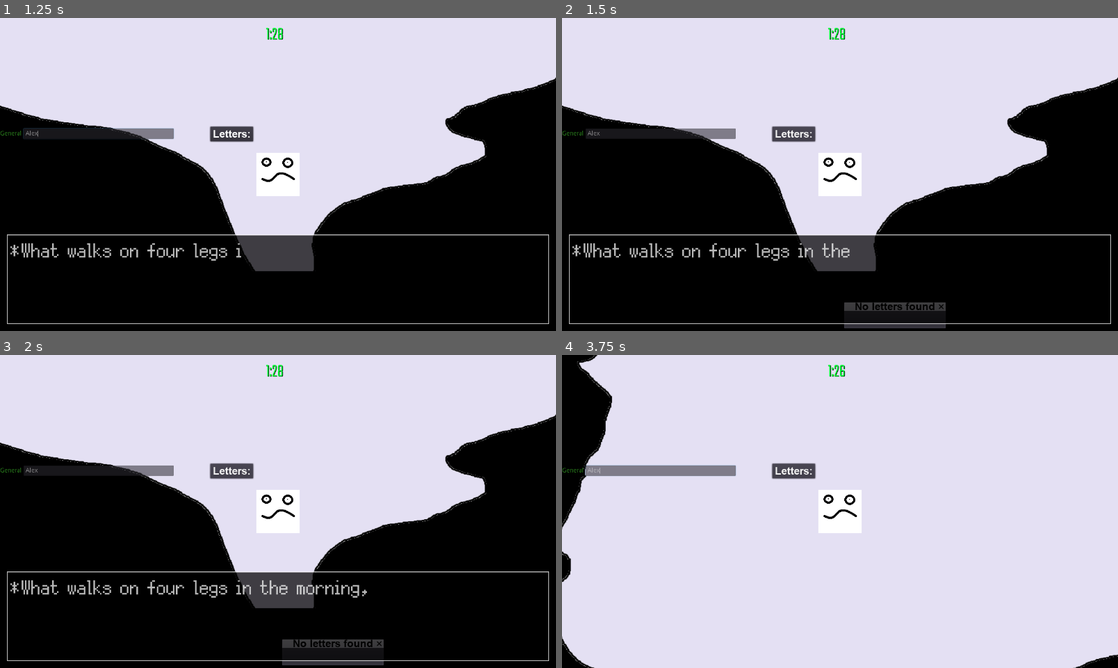
Above: before the commit, frames 1-4 (two rows, left to right).
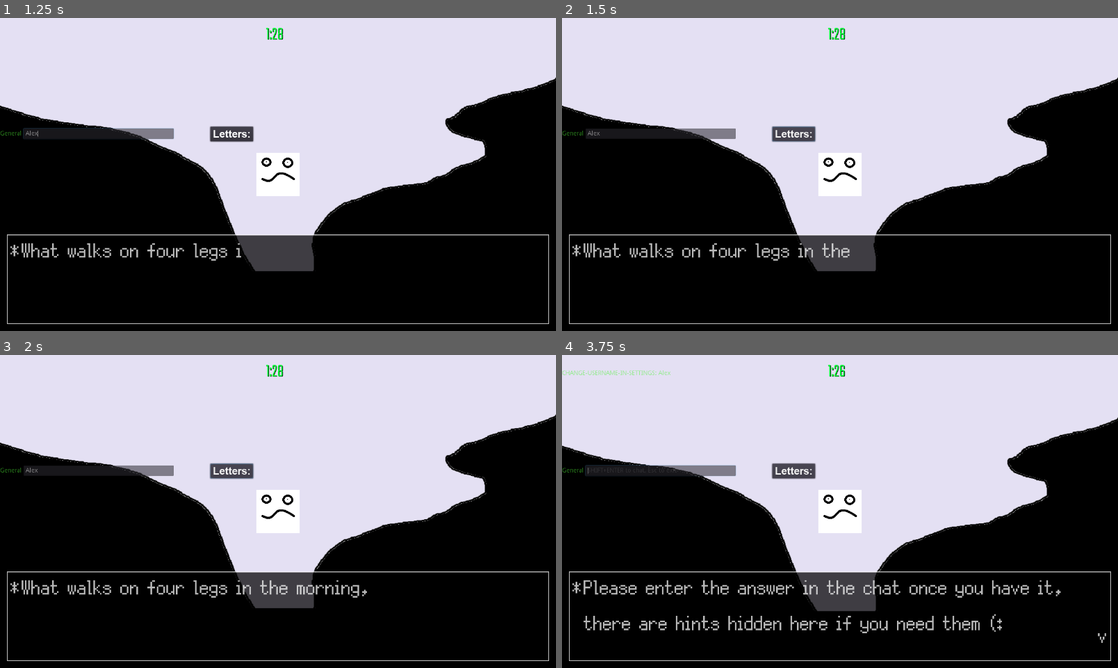
Above: after the commit, the same moments.

Repository: rwyndrum4/MENDAX
Game: Godot game, scene res://Scenes/minigames/riddler/riddleGame.tscn
Same seed, same stepped clock (60 frames per second), same inputs: the game is played once before the commit and once after it. This scene is started directly instead of the project's main scene.
Inputs (mouse positions are in pixels of both pictures, inside the frame that each line leads up to):
- Up to frame 1 (1.25 s): click (100, 133) at 0.52 s; type "Alex" at 0.6 s
- Up to frame 2 (1.5 s): click "Letters:" at 1.25 s
- Up to frame 3 (2 s): no input
- Up to frame 4 (3.75 s): tap Enter (ui_accept) at 2, 2.27, 3.02 s; hold Up (ui_up) 2.03-3.53 s; hold Left (ui_left) from 3.53 s (still down)

Frame 1 is identical in both runs. In frame 2, 0.6% of the frame differs, in the area x 37-69%, y 34-100%; in frame 3, 0.6%; in frame 4, 55%, in the area x 0-100%, y 0-100%.

Commit message:
removing window popup and adding hints to screen -making it so user doesn't have to click button to see hints -we can remove this branch if we don't like it, but I think the previous versions had too much for users to have to click

Diff:
--- a/game/Scenes/minigames/riddler/riddleGame.gd
+++ b/game/Scenes/minigames/riddler/riddleGame.gd
@@ -1,5 +1,3 @@
-
-
 """
 * Programmer Name - Freeman Spray and Mohit Garg
 * Description - Code for controlling the Riddle minigame
@@ -17,7 +15,7 @@
 onready var myTimer: Timer = $GUI/Timer
 onready var timerText: Label = $GUI/Timer/timerText
 onready var textBox = $GUI/textBox
-onready var hintbox=$GUI/WindowDialog
+onready var hintbox=$GUI/show_letter
 onready var itemarray=[] #determines if items have been found
 onready var hint="person";
 onready var currenthints=""; #keeps track of currenhints found
@@ -37,14 +35,10 @@
 	textBox.queue_text("What walks on four legs in the morning, two legs in the afternoon, and three in the evening?")
 	# warning-ignore:return_value_discarded
 	GlobalSignals.connect("openChatbox", self, "chatbox_use")
+	# warning-ignore:return_value_discarded
 	GlobalSignals.connect("inputText", self, "chatbox_submit")
 	init_hiddenitems() #initalizes hidden items array and other things needed
-
-
-
-
-
-
+	textBox.queue_text("Please enter the answer in the chat once you have it, there are hints hidden here if you need them (:")
 
 """
 /*
@@ -123,18 +117,6 @@
 	hintlength=hint.length()
 	for i in hintlength:
 		itemarray.append(0)
-"""
-/*
-* @pre Called when player clicks to view current letters found
-* @post Displays current letters found for riddle
-* @param Player
-* @return None
-*/
-"""
-func _on_Hints_pressed():
-	$GUI/hintspopup.popup()
-
-
 
 """
 /*
@@ -152,7 +134,7 @@
 		var index=rng.randi_range(0, hintlength-1)
 		var letter=hint[index];
 		currenthints=str(currenthints)+letter;
-		$GUI/hintspopup.window_title=str(currenthints);
+		$Player/Hints.text += " " + letter
 		if hintlength==1:
 			hintbox.window_title=str(letter)+" is in the word. All hints have been found."; #all hints found
 		else:
@@ -173,22 +155,22 @@
 * @return None
 */
 """
-func _on_item1area_body_entered(body:PhysicsBody2D)->void:
+func _on_item1area_body_entered(_body:PhysicsBody2D)->void:
 	if itemarray[0]==0:
 		$Player/Labelarea.show()
-func _on_item2area_body_entered(body:PhysicsBody2D)->void:
+func _on_item2area_body_entered(_body:PhysicsBody2D)->void:
 	if itemarray[1]==0:
 		$Player/Labelarea.show()
-func _on_item3area_body_entered(body:PhysicsBody2D)->void:
+func _on_item3area_body_entered(_body:PhysicsBody2D)->void:
 	if itemarray[2]==0:
 		$Player/Labelarea.show()
-func _on_item4area_body_entered(body:PhysicsBody2D)->void:
+func _on_item4area_body_entered(_body:PhysicsBody2D)->void:
 	if itemarray[3]==0:
 		$Player/Labelarea.show()
-func _on_item5area_body_entered(body:PhysicsBody2D)->void:
+func _on_item5area_body_entered(_body:PhysicsBody2D)->void:
 	if itemarray[4]==0:
 		$Player/Labelarea.show()
-func _on_item6area_body_entered(body:PhysicsBody2D)->void:
+func _on_item6area_body_entered(_body:PhysicsBody2D)->void:
 	if itemarray[5]==0:
 		$Player/Labelarea.show()
 """
@@ -199,17 +181,17 @@
 * @return None
 */
 """
-func _on_item1area_body_exited(body:PhysicsBody2D)->void:
-	$Player/Labelarea.hide()
-func _on_item2area_body_exited(body:PhysicsBody2D)->void:
-	$Player/Labelarea.hide()
-func _on_item3area_body_exited(body:PhysicsBody2D)->void:
-	$Player/Labelarea.hide()
-func _on_item4area_body_exited(body:PhysicsBody2D)->void:
-	$Player/Labelarea.hide()
-func _on_item5area_body_exited(body:PhysicsBody2D)->void:
-	$Player/Labelarea.hide()
-func _on_item6area_body_exited(body:PhysicsBody2D)->void:
+func _on_item1area_body_exited(_body:PhysicsBody2D)->void:
+	$Player/Labelarea.hide()
+func _on_item2area_body_exited(_body:PhysicsBody2D)->void:
+	$Player/Labelarea.hide()
+func _on_item3area_body_exited(_body:PhysicsBody2D)->void:
+	$Player/Labelarea.hide()
+func _on_item4area_body_exited(_body:PhysicsBody2D)->void:
+	$Player/Labelarea.hide()
+func _on_item5area_body_exited(_body:PhysicsBody2D)->void:
+	$Player/Labelarea.hide()
+func _on_item6area_body_exited(_body:PhysicsBody2D)->void:
 	$Player/Labelarea.hide()
 
 """
@@ -220,22 +202,22 @@
 * @return None
 */
 """
-func _on_item1_body_entered(body:PhysicsBody2D)->void:
+func _on_item1_body_entered(_body:PhysicsBody2D)->void:
 	if itemarray[0]==0:
 		enterarea($item1/Sprite,1)
-func _on_item2_body_entered(body:PhysicsBody2D)->void:
+func _on_item2_body_entered(_body:PhysicsBody2D)->void:
 	if itemarray[1]==0:
 		enterarea($item2/Sprite,2)
-func _on_item3_body_entered(body:PhysicsBody2D)->void:
+func _on_item3_body_entered(_body:PhysicsBody2D)->void:
 	if itemarray[2]==0:
 		enterarea($item3/Sprite,3)
-func _on_item4_body_entered(body:PhysicsBody2D)->void:
+func _on_item4_body_entered(_body:PhysicsBody2D)->void:
 	if itemarray[3]==0:
 		enterarea($item4/Sprite,4)
-func _on_item5_body_entered(body:PhysicsBody2D)->void:
+func _on_item5_body_entered(_body:PhysicsBody2D)->void:
 	if itemarray[4]==0:
 		enterarea($item5/Sprite,5)
-func _on_item6_body_entered(body:PhysicsBody2D)->void:
+func _on_item6_body_entered(_body:PhysicsBody2D)->void:
 	if itemarray[5]==0:
 		enterarea($item6/Sprite,6)
 """
@@ -246,21 +228,21 @@
 * @return None
 */
 """
-func _on_item1_body_exited(body:PhysicsBody2D)->void:
+func _on_item1_body_exited(_body:PhysicsBody2D)->void:
 	$item1/Sprite.hide()
 	hintbox.hide()
-func _on_item2_body_exited(body:PhysicsBody2D)->void:
+func _on_item2_body_exited(_body:PhysicsBody2D)->void:
 	$item2/Sprite.hide()
 	hintbox.hide()
-func _on_item3_body_exited(body:PhysicsBody2D)->void:
+func _on_item3_body_exited(_body:PhysicsBody2D)->void:
 	$item3/Sprite.hide()
 	hintbox.hide()
-func _on_item4_body_exited(body:PhysicsBody2D)->void:
+func _on_item4_body_exited(_body:PhysicsBody2D)->void:
 	$item4/Sprite.hide()
 	hintbox.hide()
-func _on_item5_body_exited(body:PhysicsBody2D)->void:
+func _on_item5_body_exited(_body:PhysicsBody2D)->void:
 	$item5/Sprite.hide()
 	hintbox.hide()
-func _on_item6_body_exited(body):
+func _on_item6_body_exited(_body):
 	$item6/Sprite.hide()
 	hintbox.hide()
--- a/game/Scenes/minigames/riddler/riddleGame.tscn
+++ b/game/Scenes/minigames/riddler/riddleGame.tscn
@@ -26,10 +26,6 @@
 font_data = ExtResource( 1 )
 
 [sub_resource type="DynamicFont" id=9]
-font_data = ExtResource( 9 )
-
-[sub_resource type="DynamicFont" id=8]
-size = 24
 font_data = ExtResource( 9 )
 
 [sub_resource type="RectangleShape2D" id=4]
@@ -125,8 +121,7 @@
 margin_top = 35.0
 margin_bottom = -442.0
 
-[node name="WindowDialog" type="WindowDialog" parent="GUI"]
-visible = true
+[node name="show_letter" type="WindowDialog" parent="GUI"]
 margin_left = 436.0
 margin_top = 1174.0
 margin_right = 484.0
@@ -135,16 +130,6 @@
 custom_colors/title_color = Color( 0.0431373, 0.0431373, 0.0431373, 1 )
 custom_fonts/title_font = SubResource( 9 )
 
-[node name="hintspopup" type="WindowDialog" parent="GUI"]
-visible = true
-margin_left = 650.0
-margin_top = 1290.0
-margin_right = 795.0
-margin_bottom = 1330.0
-custom_colors/title_color = Color( 0, 0, 0, 1 )
-custom_fonts/title_font = SubResource( 8 )
-window_title = "No letters found"
-
 [node name="item1area" type="Area2D" parent="."]
 position = Vector2( 530, 272 )
 collision_mask = 2
@@ -282,7 +267,6 @@
 position = Vector2( -3, -2 )
 shape = SubResource( 3 )
 
-[connection signal="pressed" from="Player/Hints" to="." method="_on_Hints_pressed"]
 [connection signal="timeout" from="GUI/Timer" to="." method="_on_Timer_timeout"]
 [connection signal="body_entered" from="item1area" to="." method="_on_item1area_body_entered"]
 [connection signal="body_exited" from="item1area" to="." method="_on_item1area_body_exited"]
Not shown: 1 places in game/Scenes/minigames/riddler/riddleGame.tscn that only renumber resources
